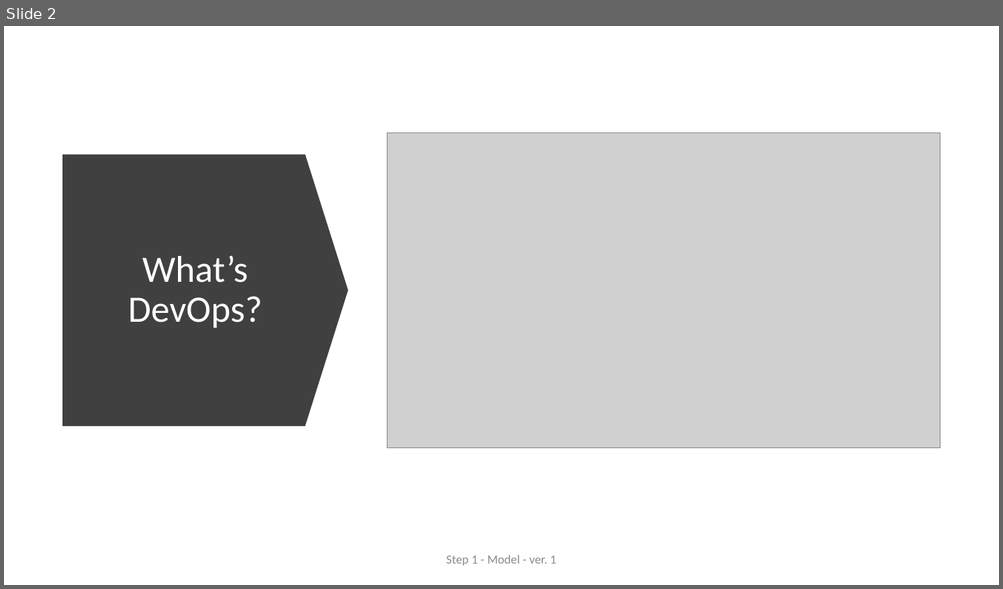
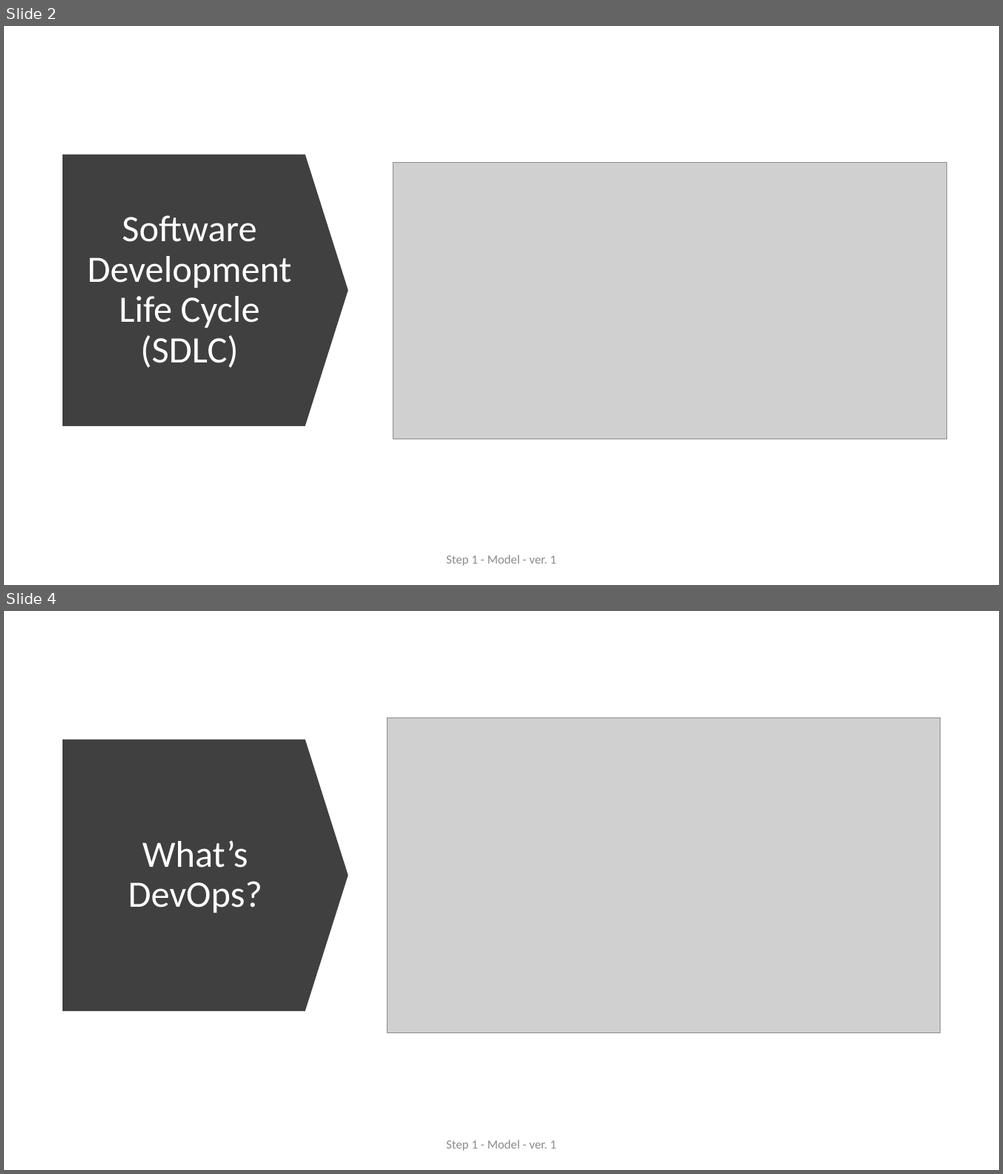
Before and after one commit to ext4dmin/DevOps-Mentorship, a slide deck: Step1-Model_presentation.pptx. Shown one above the other, each under a label of ours: slide 2 before the commit, slides 2 and 4 after it; the slides between them are not shown. The pictures are 1003x589 and 1003x1174 pixels, drawn with LibreOffice and Linux fonts; fonts in the diff are those of the drawing; grey boxes stand for pictures. Boxes give left, top, right and bottom in pixels: in the first picture for what was removed or moved away, otherwise in the second. Text is boxed around its words. In the diff, an @@ line names an element or a change of style, - is before the commit and + after.

Commit message:
start work on sdlc section

```diff
--- a/Step1-Model_presentation.pptx
+++ b/Step1-Model_presentation.pptx
@@ slide 2 added at (4, 26, 999, 585), background #FFFFFF @@
@@ down arrow added at (63, 154, 349, 426), fill #404040 @@
@@ picture added at (392, 163, 946, 440) @@
@@ title added at (88, 215, 292, 368), 36 pt, text #FFFFFF @@
+Software Development Life Cycle
+(SDLC)
@@ text added at (446, 555, 556, 566), 12 pt, text #8C8C8C @@
+Step 1 - Model - ver. 1
@@ what was slide 2 is now slide 4 @@
```
Also in this commit, not shown: 1 slide changed, 1 other slide added, 1 other file.
